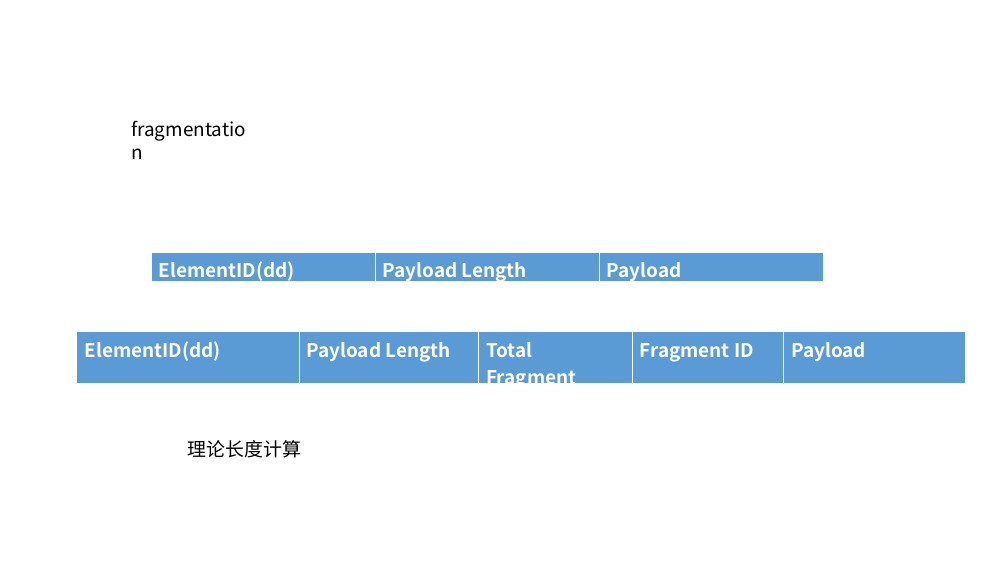
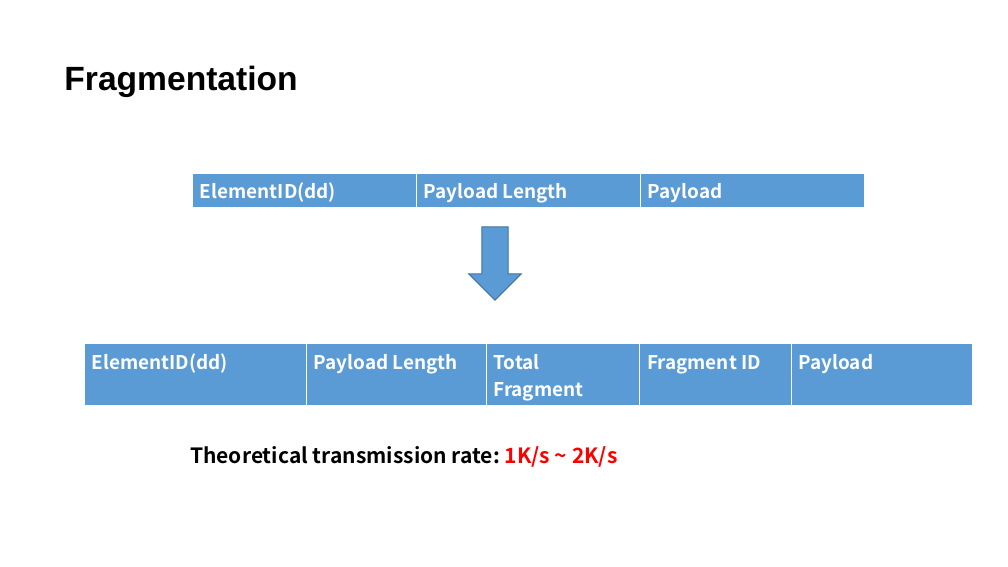
Before and after one commit to JcQSteven/GhostTunnel, a slide deck: slide 20 of Ghost Tunnel.pptx (slide 22 before the commit). Drawn at 1008x567 pixels with LibreOffice and Linux fonts; fonts in the diff are those of the drawing. Boxes give left, top, right and bottom in pixels: in the first picture for what was removed or moved away, otherwise in the second. Text is boxed around its words. In the diff, an @@ line names an element or a change of style, - is before the commit and + after.

```diff
--- a/Ghost Tunnel.pptx
+++ b/Ghost Tunnel.pptx
@@ text at (64,65,297,97): text changed; size 18 to 32 pt; font Noto Sans CJK SC to Arial; bold on @@
-fragmentation
+Fragmentation
@@ table: place and size @@
-table at (151,252,823,365)
+table at (193,173,864,377)
@@ down arrow added at (469,227,521,300), fill #5B9BD5, outline #43739E 1 pt @@
@@ table: place and size @@
-table at (77,331,966,394)
+table at (84,344,972,405)
@@ text at (190,446,617,467): text changed; size 18 to 20 pt; bold on @@
-理论长度计算
+Theoretical transmission rate: 1K/s ~ 2K/s
```
Also in this commit, not shown: 17 other slides changed, 3 slides added, 4 slides removed.
